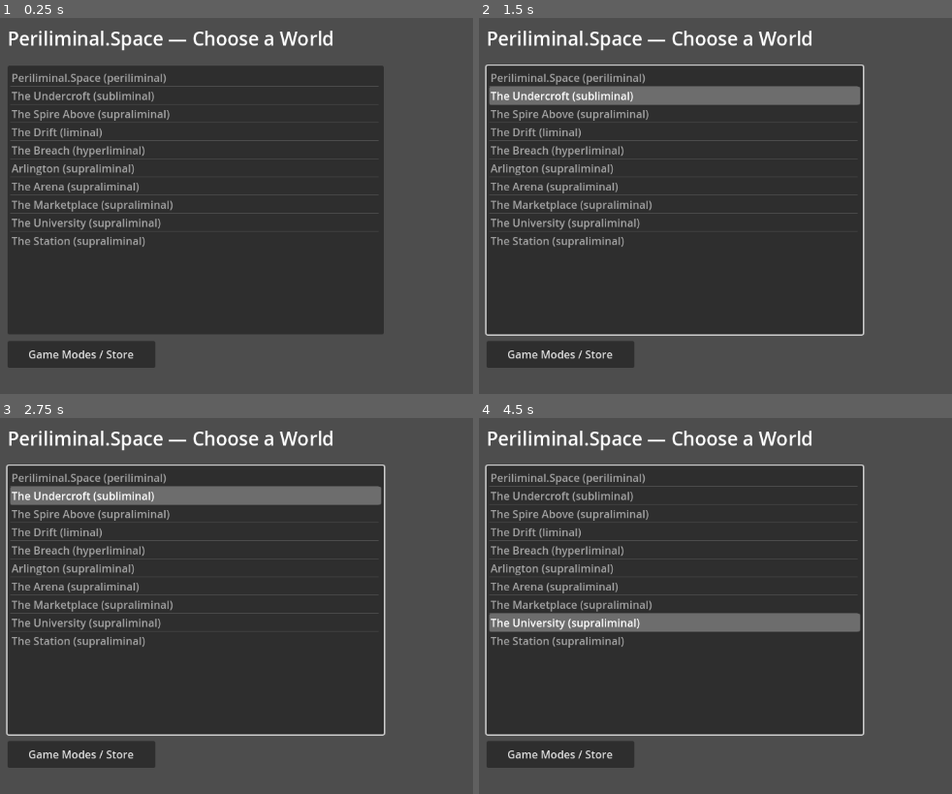
Above: before the commit, frames 1-4 (two rows, left to right).
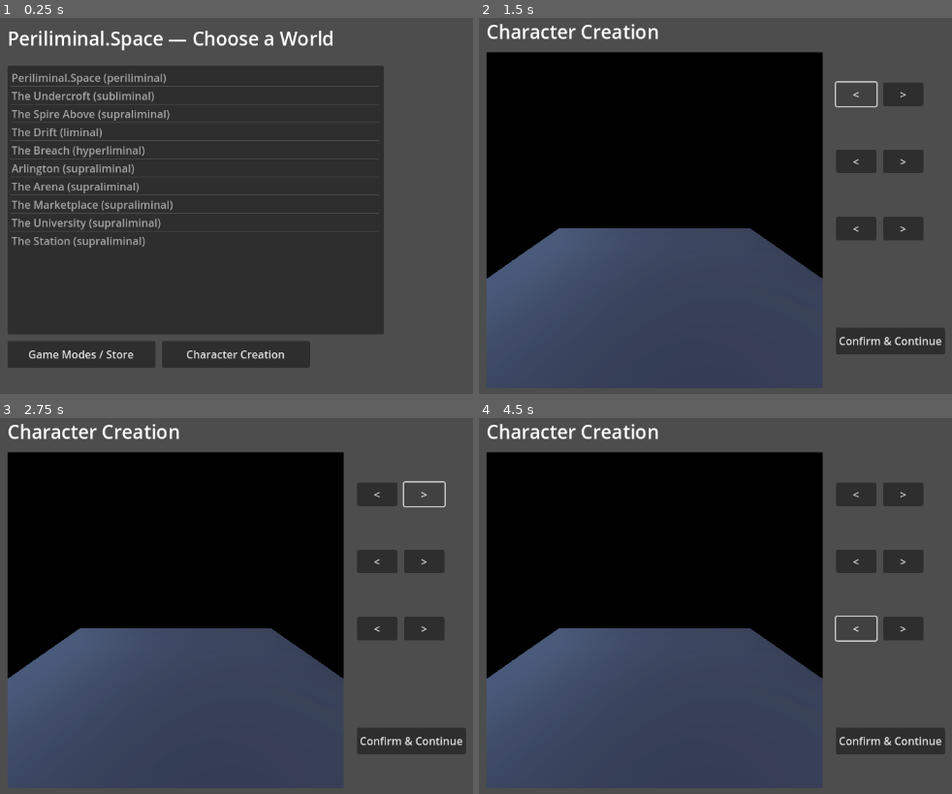
Above: after the commit, the same moments.

Repository: joeholloway445-maker/THE-HDV-CORE
Game: Godot game, scene res://scenes/worlds/world_select.tscn
Same seed, same stepped clock (60 frames per second), same inputs: the game is played once before the commit and once after it.
Inputs (mouse positions are in pixels of both pictures, inside the frame that each line leads up to):
- Up to frame 1 (0.25 s): no input
- Up to frame 2 (1.5 s): click (715, 352) at 0.5 s, where only the run after the commit has a clickable "Character Creation"; click (857, 93) at 1.25 s, where only the run after the commit has a clickable "<"
- Up to frame 3 (2.75 s): click (425, 493) at 2 s, where only the run after the commit has a clickable ">"
- Up to frame 4 (4.5 s): click (857, 560) at 2.75 s, where only the run after the commit has a clickable "<"; click (904, 560) at 3.5 s, where only the run after the commit has a clickable ">"; click (857, 628) at 4.25 s, where only the run after the commit has a clickable "<"

The runs differ from the first frame. In frame 1, 2.1% of the frame differs, in the area x 34-66%, y 86-94%; in frame 2, 66%, in the area x 1-99%, y 1-94%; in frame 3, 66%; in frame 4, 66%.
Error after the commit: Parse Error: Cannot find property "find_custom" on base "Array[Dictionary]". (res://src/ui/character_creator_ui.gd:23)

Commit message:
Add in-Godot character creation UI
Cycles through RaceData/FrameData/ModData with live preview via the
existing CharacterRig/CharacterPreview, committing selections to GameData
exactly like the web client's three.js character creator does.

Diff:
--- /dev/null
+++ b/godot/scenes/ui/character_creator.tscn
@@ -0,0 +1,131 @@
+[gd_scene load_steps=3 format=3]
+
+[ext_resource type="Script" path="res://src/ui/character_creator_ui.gd" id="1"]
+[ext_resource type="PackedScene" path="res://scenes/character/character_preview.tscn" id="2"]
+
+[node name="CharacterCreator" type="Control"]
+layout_mode = 3
+anchors_preset = 15
+anchor_right = 1.0
+anchor_bottom = 1.0
+grow_horizontal = 2
+grow_vertical = 2
+script = ExtResource("1")
+
+[node name="Title" type="Label" parent="."]
+layout_mode = 0
+offset_left = 40.0
+offset_top = 30.0
+offset_right = 700.0
+offset_bottom = 70.0
+text = "Character Creation"
+theme_override_font_sizes/font_size = 28
+
+[node name="PreviewViewportContainer" type="SubViewportContainer" parent="."]
+layout_mode = 0
+offset_left = 40.0
+offset_top = 80.0
+offset_right = 540.0
+offset_bottom = 580.0
+stretch = true
+
+[node name="SubViewport" type="SubViewport" parent="PreviewViewportContainer"]
+size = Vector2i(500, 500)
+
+[node name="CharacterPreview" parent="PreviewViewportContainer/SubViewport" instance=ExtResource("2")]
+
+[node name="RaceLabel" type="Label" parent="."]
+layout_mode = 0
+offset_left = 560.0
+offset_top = 90.0
+offset_right = 980.0
+offset_bottom = 120.0
+theme_override_font_sizes/font_size = 20
+
+[node name="RacePrevButton" type="Button" parent="."]
+layout_mode = 0
+offset_left = 560.0
+offset_top = 125.0
+offset_right = 620.0
+offset_bottom = 160.0
+text = "<"
+
+[node name="RaceNextButton" type="Button" parent="."]
+layout_mode = 0
+offset_left = 630.0
+offset_top = 125.0
+offset_right = 690.0
+offset_bottom = 160.0
+text = ">"
+
+[node name="FrameLabel" type="Label" parent="."]
+layout_mode = 0
+offset_left = 560.0
+offset_top = 190.0
+offset_right = 980.0
+offset_bottom = 220.0
+theme_override_font_sizes/font_size = 20
+
+[node name="FramePrevButton" type="Button" parent="."]
+layout_mode = 0
+offset_left = 560.0
+offset_top = 225.0
+offset_right = 620.0
+offset_bottom = 260.0
+text = "<"
+
+[node name="FrameNextButton" type="Button" parent="."]
+layout_mode = 0
+offset_left = 630.0
+offset_top = 225.0
+offset_right = 690.0
+offset_bottom = 260.0
+text = ">"
+
+[node name="ModLabel" type="Label" parent="."]
+layout_mode = 0
+offset_left = 560.0
+offset_top = 290.0
+offset_right = 980.0
+offset_bottom = 320.0
+theme_override_font_sizes/font_size = 20
+
+[node name="ModPrevButton" type="Button" parent="."]
+layout_mode = 0
+offset_left = 560.0
+offset_top = 325.0
+offset_right = 620.0
+offset_bottom = 360.0
+text = "<"
+
+[node name="ModNextButton" type="Button" parent="."]
+layout_mode = 0
+offset_left = 630.0
+offset_top = 325.0
+offset_right = 690.0
+offset_bottom = 360.0
+text = ">"
+
+[node name="InfoLabel" type="Label" parent="."]
+layout_mode = 0
+offset_left = 560.0
+offset_top = 390.0
+offset_right = 980.0
+offset_bottom = 470.0
+autowrap_mode = 3
+
+[node name="ConfirmButton" type="Button" parent="."]
+layout_mode = 0
+offset_left = 560.0
+offset_top = 490.0
+offset_right = 720.0
+offset_bottom = 530.0
+text = "Confirm & Continue"
+
+[connection signal="pressed" from="RacePrevButton" to="." method="_on_race_prev"]
+[connection signal="pressed" from="RaceNextButton" to="." method="_on_race_next"]
+[connection signal="pressed" from="FramePrevButton" to="." method="_on_frame_prev"]
+[connection signal="pressed" from="FrameNextButton" to="." method="_on_frame_next"]
+[connection signal="pressed" from="ModPrevButton" to="." method="_on_mod_prev"]
+[connection signal="pressed" from="ModNextButton" to="." method="_on_mod_next"]
+[connection signal="pressed" from="ConfirmButton" to="." method="_on_confirm_pressed"]
--- a/godot/scenes/worlds/world_select.tscn
+++ b/godot/scenes/worlds/world_select.tscn
@@ -35,5 +35,14 @@
 offset_bottom = 550.0
 text = "Game Modes / Store"
 
+[node name="CharacterCreatorButton" type="Button" parent="."]
+layout_mode = 0
+offset_left = 270.0
+offset_top = 510.0
+offset_right = 490.0
+offset_bottom = 550.0
+text = "Character Creation"
+
 [connection signal="item_activated" from="WorldList" to="." method="_on_world_list_item_activated"]
 [connection signal="pressed" from="GameModesButton" to="." method="_on_game_modes_pressed"]
+[connection signal="pressed" from="CharacterCreatorButton" to="." method="_on_character_creator_pressed"]
--- /dev/null
+++ b/godot/src/ui/character_creator_ui.gd
@@ -0,0 +1,57 @@
+extends Control
+## In-Godot character creation screen — cycles through RaceData/FrameData/
+## ModData and previews the result live via CharacterPreview, then commits
+## the choice to GameData. Godot-native counterpart to the three.js
+## character-creation page on the web client; same data sources, same
+## GameData fields, so a character built here matches one built there.
+
+const RaceData = preload("res://src/data/race_data.gd")
+const FrameData = preload("res://src/data/frame_data.gd")
+const ModData = preload("res://src/data/mod_data.gd")
+
+@onready var preview: Node3D = $PreviewViewportContainer/SubViewport/CharacterPreview
+@onready var race_label: Label = $RaceLabel
+@onready var frame_label: Label = $FrameLabel
+@onready var mod_label: Label = $ModLabel
+@onready var info_label: Label = $InfoLabel
+
+var _race_index: int = 0
+var _frame_index: int = 0
+var _mod_index: int = -1 # -1 == "no mod"
+
+func _ready() -> void:
+	_race_index = max(0, RaceData.RACES.find_custom(func(r): return r["id"] == GameData.selected_race_id))
+	_frame_index = max(0, FrameData.FRAMES.find_custom(func(f): return f["id"] == GameData.selected_frame_id))
+	_mod_index = ModData.MODS.find_custom(func(m): return m["id"] == GameData.selected_mod_id)
+	_refresh()
+
+func _cycle(list_size: int, index: int, delta: int) -> int:
+	return (index + delta + list_size) % list_size
+
+func _on_race_prev() -> void: _race_index = _cycle(RaceData.RACES.size(), _race_index, -1); _refresh()
+func _on_race_next() -> void: _race_index = _cycle(RaceData.RACES.size(), _race_index, 1); _refresh()
+func _on_frame_prev() -> void: _frame_index = _cycle(FrameData.FRAMES.size(), _frame_index, -1); _refresh()
+func _on_frame_next() -> void: _frame_index = _cycle(FrameData.FRAMES.size(), _frame_index, 1); _refresh()
+
+func _on_mod_prev() -> void:
+	_mod_index = -1 if _mod_index <= -1 else _cycle(ModData.MODS.size() + 1, _mod_index + 1, -1) - 1
+	_refresh()
+
+func _on_mod_next() -> void:
+	_mod_index = -1 if _mod_index >= ModData.MODS.size() - 1 else _mod_index + 1
+	_refresh()
+
+func _refresh() -> void:
+	var race: Dictionary = RaceData.RACES[_race_index]
+	var frame: Dictionary = FrameData.FRAMES[_frame_index]
+	var mod: Dictionary = ModData.MODS[_mod_index] if _mod_index >= 0 else {}
+	race_label.text = "Race: %s (%s)" % [race["name"], race["faction"]]
+	frame_label.text = "Frame: %s — %s" % [frame["name"], frame["role"]]
+	mod_label.text = "Mod: %s" % (mod.get("name", "None"))
+	info_label.text = "%s\n%s" % [race.get("passive_effect", ""), frame.get("combat_style", "")]
+	preview.preview(race["id"], frame["id"], mod.get("id", ""))
+
+## GameData.selected_race_id/frame_id/mod_id are already kept current by
+## preview.preview() on every cycle, so confirming is just a navigation step.
+func _on_confirm_pressed() -> void:
+	get_tree().change_scene_to_file("res://scenes/worlds/world_select.tscn")
--- a/godot/src/world/world_select.gd
+++ b/godot/src/world/world_select.gd
@@ -31,3 +31,6 @@
 
 func _on_game_modes_pressed() -> void:
 	get_tree().change_scene_to_file("res://scenes/ui/game_mode_store.tscn")
+
+func _on_character_creator_pressed() -> void:
+	get_tree().change_scene_to_file("res://scenes/ui/character_creator.tscn")
